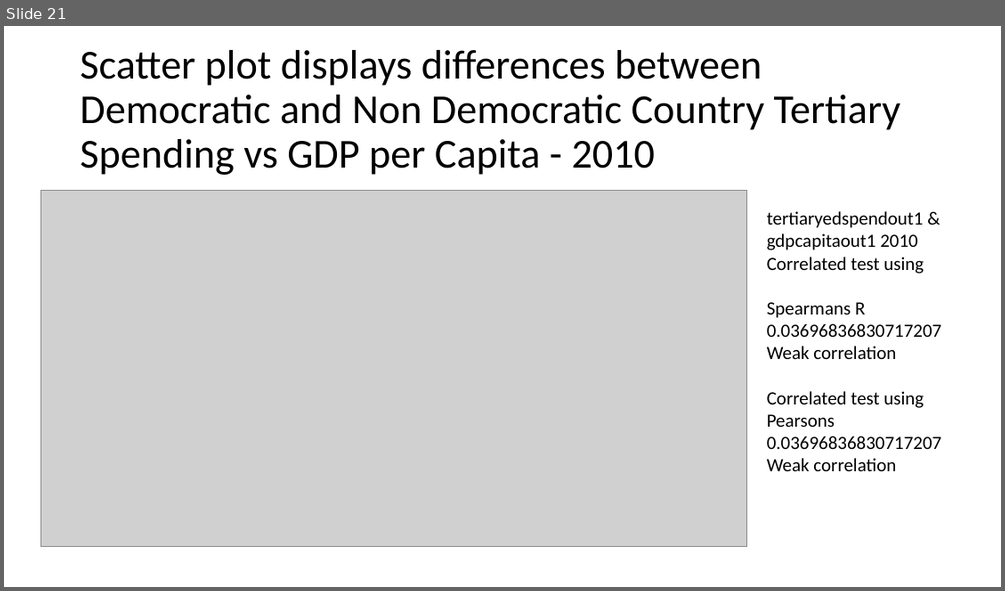
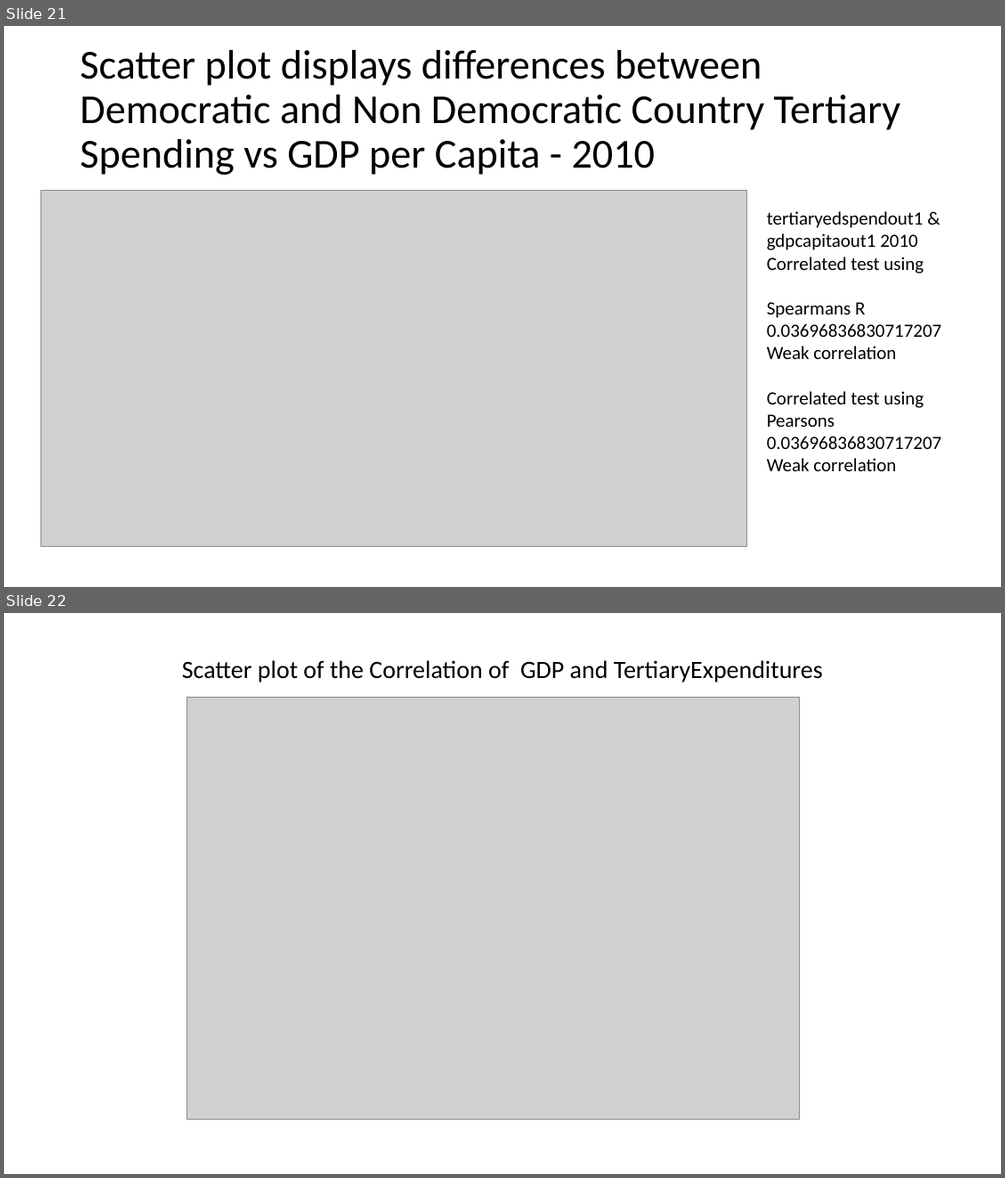
Before and after one commit to adanque/International_Government_Tertiary_Education_Spending_Analysis, a slide deck: DSC530_Final_Project_Tertiary_Government_Spending_Analysis_Alan_Danque.pptx. Shown one above the other, each under a label of ours: slide 21 before the commit, slides 21 and 22 after it. The pictures are 1005x591 and 1005x1178 pixels, drawn with LibreOffice and Linux fonts; fonts in the diff are those of the drawing; grey boxes stand for pictures. Boxes give left, top, right and bottom in pixels: in the first picture for what was removed or moved away, otherwise in the second. Text is boxed around its words. In the diff, an @@ line names an element or a change of style, - is before the commit and + after.

Commit message:
Update DSC530_Final_Project_Tertiary_Government_Spending_Analysis_Alan_Danque.pptx
Update to correct version of the ppt.

```diff
--- a/DSC530_Final_Project_Tertiary_Government_Spending_Analysis_Alan_Danque.pptx
+++ b/DSC530_Final_Project_Tertiary_Government_Spending_Analysis_Alan_Danque.pptx
@@ slide 22 added at (4,613,1001,1174), background #FFFFFF @@
@@ title added at (182,660,823,682), 24 pt, text #000000 @@
+Scatter plot of the Correlation of GDP and TertiaryExpenditures
@@ picture added at (187,697,800,1119) @@
```
Also in this commit, not shown: 2 other slides added, 3 slides removed.
